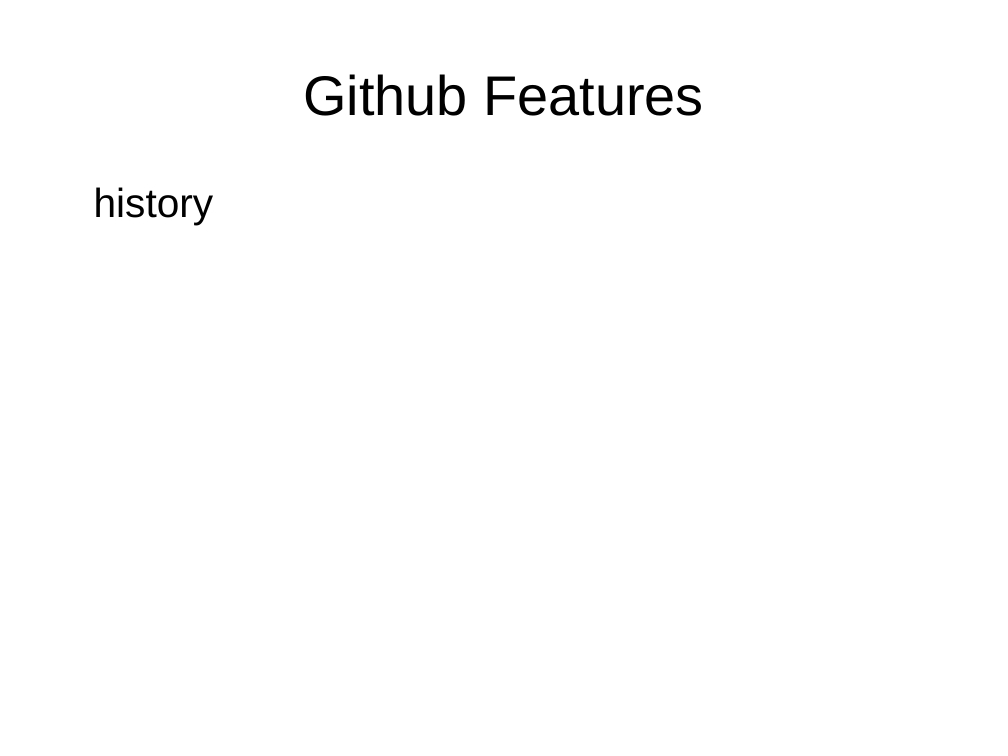
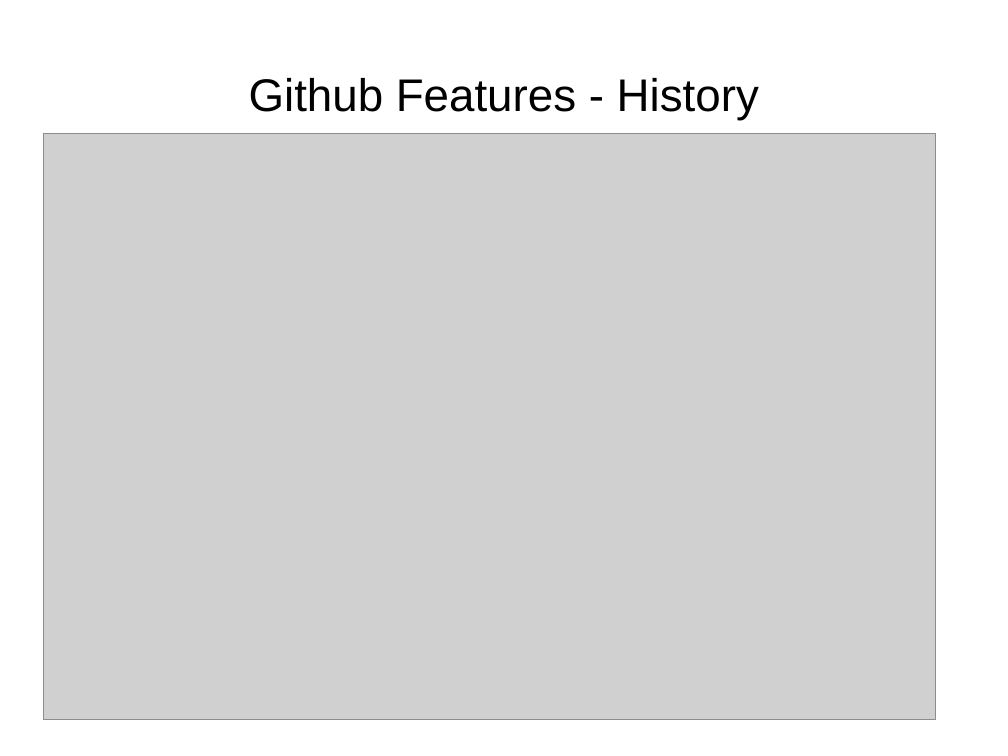
Before and after one commit to rommsen/Seminar_1905, a slide deck: slide 17 of referat/Kapitel4.odp (slide 14 before the commit). Drawn at 1008x756 pixels with LibreOffice and Linux fonts; fonts in the diff are those of the drawing; grey boxes stand for pictures. Boxes give left, top, right and bottom in pixels: in the first picture for what was removed or moved away, otherwise in the second. Text is boxed around its words. In the diff, an @@ line names an element or a change of style, - is before the commit and + after.

Commit message:
Github ausgebaut

```diff
--- a/referat/Kapitel4.odp
+++ b/referat/Kapitel4.odp
@@ title at <box>249,78,759,120</box>: text changed; size 44 to 36 pt @@
-Github Features
+Github Features - History
@@ picture added at <box>43,134,936,721</box> @@
@@ text removed at <box>94,187,214,225</box> @@
-history
```
Also in this commit, not shown: 12 other slides changed, 4 slides added, 2 slides removed, 34 other files.
